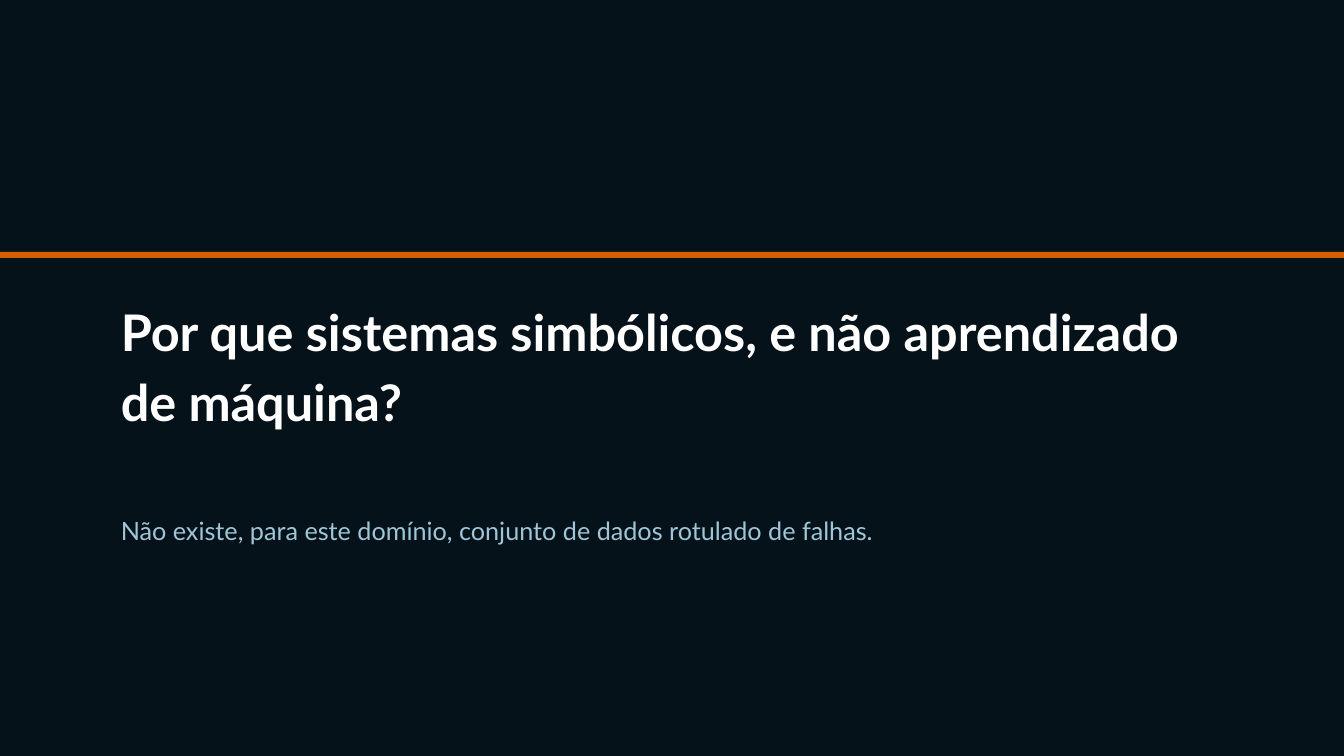
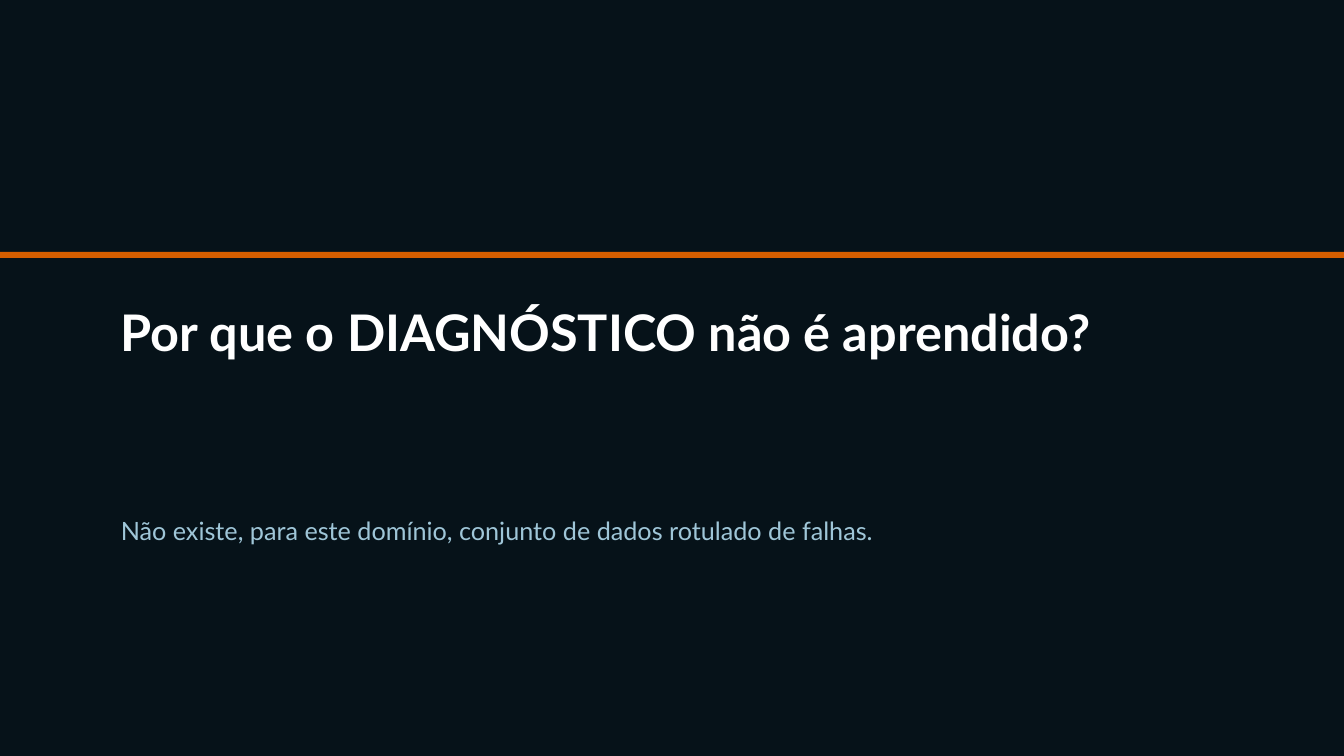
Before and after one commit to fsd-dantas/ai4systems, a slide deck: slide 4 of docs/presentation/ai-for-smartgrids-apresentacao.pptx. Drawn at 1344x756 pixels with LibreOffice and Linux fonts; fonts in the diff are those of the drawing. Boxes give left, top, right and bottom in pixels: in the first picture for what was removed or moved away, otherwise in the second. Text is boxed around its words. In the diff, an @@ line names an element or a change of style, - is before the commit and + after.

```diff
--- a/docs/presentation/ai-for-smartgrids-apresentacao.pptx
+++ b/docs/presentation/ai-for-smartgrids-apresentacao.pptx
@@ text at bbox=[121, 308, 1091, 360]: text changed @@
-Por que sistemas simbólicos, e não aprendizado de máquina?
+Por que o DIAGNÓSTICO não é aprendido?
```
Also in this commit, not shown: 1 slide added.
